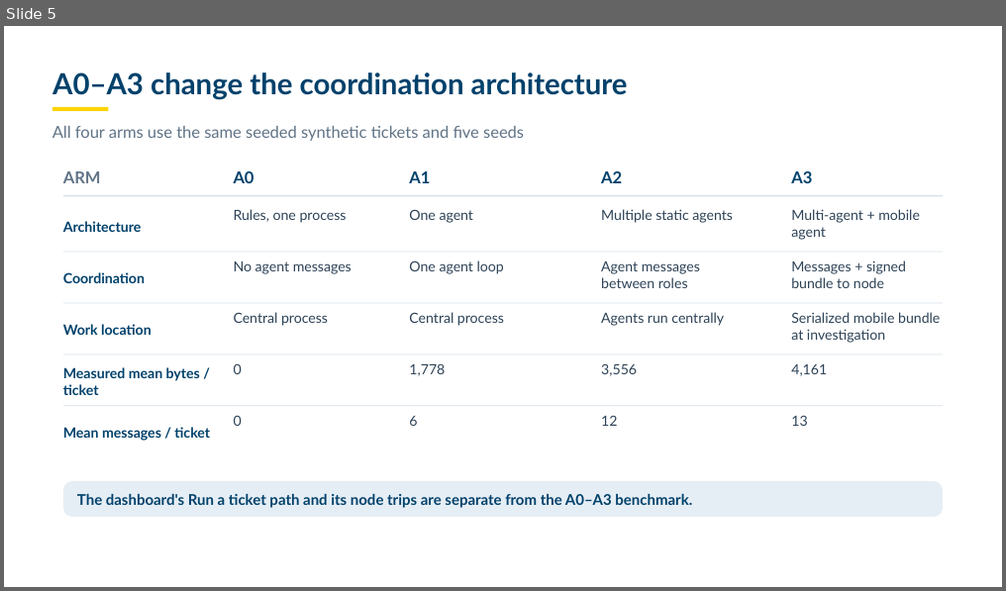
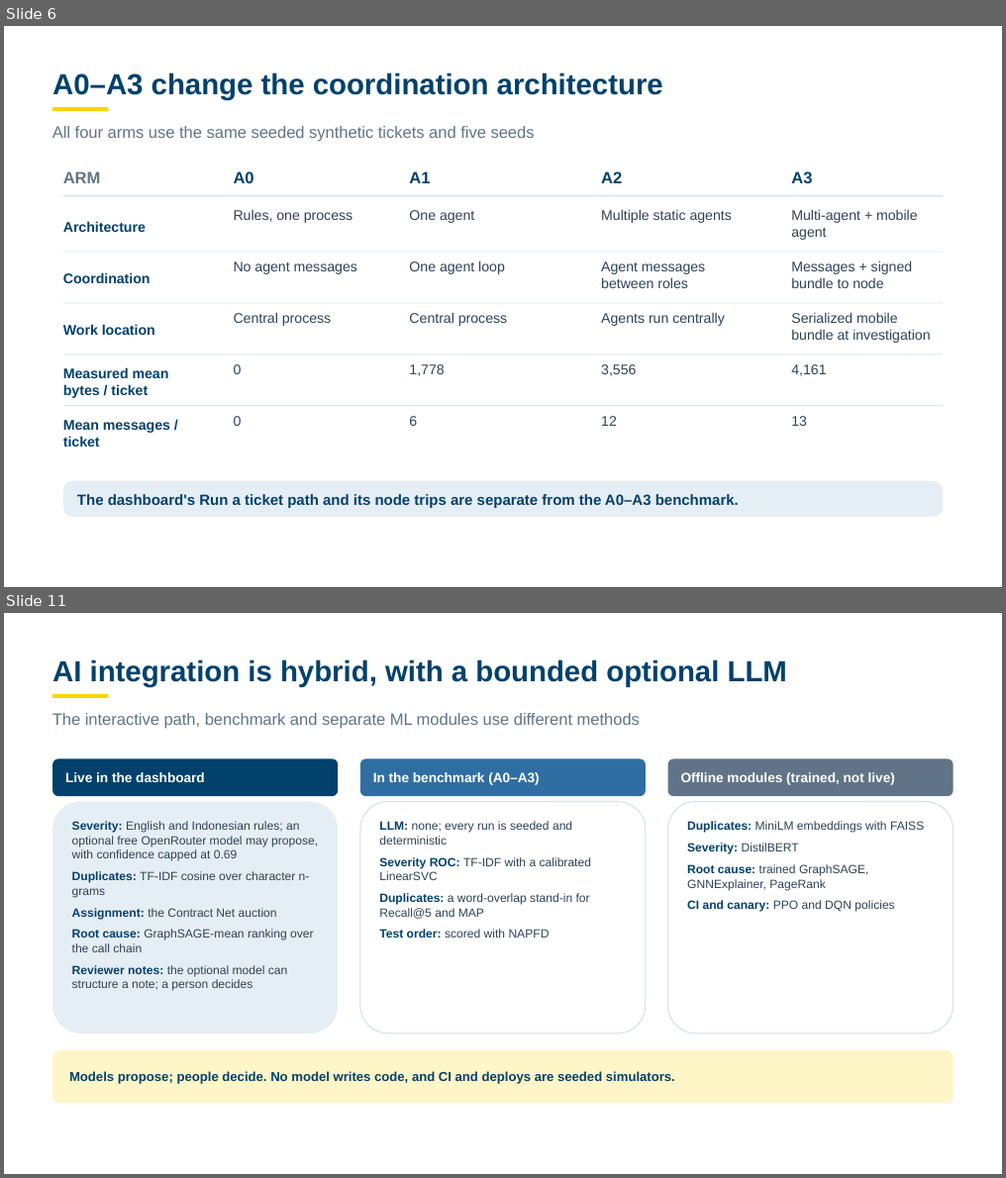
Before and after one commit to zidanarsyad/t2d-mas, a slide deck: deliverables/T2D-MAS-Program-Explainer-v3-UGM.pptx. Shown one above the other, each under a label of ours: slide 5 before the commit, slides 6 and 11 after it; the slides between them are not shown. The pictures are 1006x591 and 1006x1178 pixels, drawn with LibreOffice and Linux fonts; fonts in the diff are those of the drawing; background and template pictures are left out. Boxes give left, top, right and bottom in pixels: in the first picture for what was removed or moved away, otherwise in the second. Text is boxed around its words. In the diff, an @@ line names an element or a change of style, - is before the commit and + after.

```diff
--- a/deliverables/T2D-MAS-Program-Explainer-v3-UGM.pptx
+++ b/deliverables/T2D-MAS-Program-Explainer-v3-UGM.pptx
@@ slide 11 added at (4,613,1002,1174), background picture (left out) @@
@@ title added at (53,660,787,687), 28 pt, text #01416B, bold @@
+AI integration is hybrid, with a bounded optional LLM
@@ rectangle added at (53,694,109,697), fill #FDD402 @@
@@ text added at (53,713,640,729), 15.8 pt, text #617487 @@
+The interactive path, benchmark and separate ML modules use different methods
@@ rounded rectangle added at (53,759,338,796), fill #01416B, 13 pt, text #FFFFFF, bold @@
+Live in the dashboard
@@ rounded rectangle added at (360,759,646,796), fill #2F6EA3, 13 pt, text #FFFFFF, bold @@
+In the benchmark (A0–A3)
@@ rounded rectangle added at (668,759,953,796), fill #617487, 13 pt, text #FFFFFF, bold @@
+Offline modules (trained, not live)
@@ rounded rectangle added at (53,802,338,1034), fill #E6EEF5, 11.5 pt, text #2E4357 @@
+Severity: English and Indonesian rules; an optional free OpenRouter model may propose, with confidence capped at 0.69
+Duplicates: TF-IDF cosine over character n-grams
+Assignment: the Contract Net auction
+Root cause: GraphSAGE-mean ranking over the call chain
+Reviewer notes: the optional model can structure a note; a person decides
@@ rounded rectangle added at (360,802,646,1034), fill #FFFFFF, outline #D7E0E9 1 pt, 11.5 pt, text #2E4357 @@
+LLM: none; every run is seeded and deterministic
+Severity ROC: TF-IDF with a calibrated LinearSVC
+Duplicates: a word-overlap stand-in for Recall@5 and MAP
+Test order: scored with NAPFD
@@ rounded rectangle added at (668,802,953,1034), fill #FFFFFF, outline #D7E0E9 1 pt, 11.5 pt, text #2E4357 @@
+Duplicates: MiniLM embeddings with FAISS
+Severity: DistilBERT
+Root cause: trained GraphSAGE, GNNExplainer, PageRank
+CI and canary: PPO and DQN policies
@@ rounded rectangle added at (53,1051,953,1103), fill #FFF6C7, 12.5 pt, text #01416B, bold @@
+Models propose; people decide. No model writes code, and CI and deploys are seeded simulators.
@@ what was slide 5 is now slide 6 @@
@@ slide 6 changed as well @@
@@ font Lato to Arial in 28 elements at (53,73,663,100), (53,126,535,142), (63,172,101,183), (63,221,146,232), (234,210,352,223), (409,210,474,223), (601,209,732,223), (791,209,918,240), (63,273,151,283), (234,262,357,274), (409,261,505,274), (601,262,705,288), (791,261,913,288), (63,324,155,335), (234,312,331,326), (409,312,507,326), (601,313,725,326), (791,312,930,343), (63,368,169,398), (234,365,242,374), (409,365,444,376), (601,365,636,376), (791,365,826,376), (63,420,170,447), (234,416,242,426), (601,416,617,426), (791,416,807,426), (77,494,739,508) @@
```
Also in this commit, not shown: 11 other slides changed, 7 other slides added, 3 slides removed, 2 other files.
